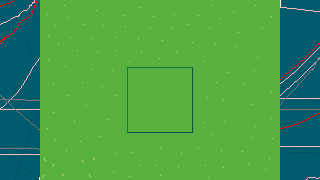
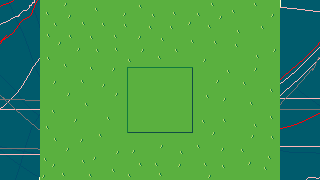
The second 320px x 180px image is a revision of the first. Changes to its layers:
added layer "Paint Layer 1" (1st of 2) above "Paint Layer 1" over [43, 3, 276, 178]
painted on "Paint Layer 1" (2nd of 2) over [43, 3, 276, 178]
painted on "Background" over [43, 3, 276, 178]
